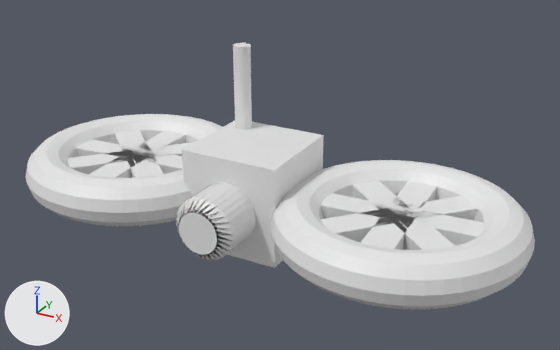
One commit to the FBX model 121hell/Assets/drone.fbx: the scene before it, then after it.
One viewpoint serves both versions: a 50 mm lens placed at (7.2, -12.06, 8.89), pointed at (0.54, 0.04, 2.84). Arrows for +X, +Y and +Z are at lower left; the lights stay in place. Where no turn or scale is listed for an object, it has been applied to the vertices.
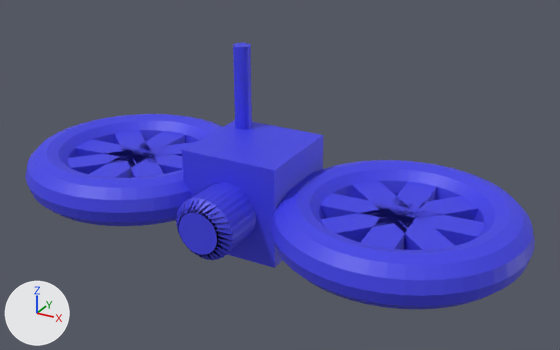
Patch to the scene script:
```diff
--- a/121hell/Assets/drone.fbx.py
+++ b/121hell/Assets/drone.fbx.py
@@ mat_material_001 @@
+mat_material_001 = principled_material('Material.001')
+mat_material_001.base_color = (0.0498, 0.0519, 0.8)  # blue #3f40e7
@@ me_torus_001 @@
 me_torus_001.from_pydata(...)  # 616 vertices, 616 faces; spans x -2.35..2.35, y -2.35..2.35, z -0.47..0.47
+me_torus_001.materials.append(mat_material_001)  # blue #3f40e7
@@ me_torus_002 @@
 me_torus_002.from_pydata(...)  # 616 vertices, 616 faces; spans x -2.35..2.35, y -2.35..2.35, z -0.47..0.47
+me_torus_002.materials.append(mat_material_001)  # blue #3f40e7
@@ me_cube @@
 me_cube.from_pydata(...)  # 8 vertices, 6 faces; spans x -1.0..1.0, y -1.0..1.0, z -1.0..1.0
-me_cube.materials.append(mat_material)  # white #e7e7e7
+me_cube.materials.append(mat_material_001)  # blue #3f40e7
@@ me_cylinder_001 @@
 me_cylinder_001.from_pydata(...)  # 64 vertices, 34 faces; spans x -1.0..1.0, y -1.0..1.0, z -1.0..1.0
+me_cylinder_001.materials.append(mat_material_001)  # blue #3f40e7
@@ me_cylinder @@
 me_cylinder.from_pydata(...)  # 192 vertices, 194 faces; spans x -0.611..0.611, y -0.605..0.605, z -0.615..0.615
+me_cylinder.materials.append(mat_material_001)  # blue #3f40e7
```

What differs and where, as boxes [x1, y1, x2, y2] in the pictures (560 x 350 px):
'Torus.002', recoloured (white to blue)
    both: [270, 160, 535, 309]
'Torus.001', recoloured (white to blue)
    both: [25, 114, 222, 226]
'Cube', recoloured (white to blue)
    both: [182, 121, 324, 268]
'Cylinder', recoloured (white to blue)
    both: [176, 182, 256, 260]
'Cylinder.001', recoloured (white to blue)
    both: [233, 43, 252, 130]
